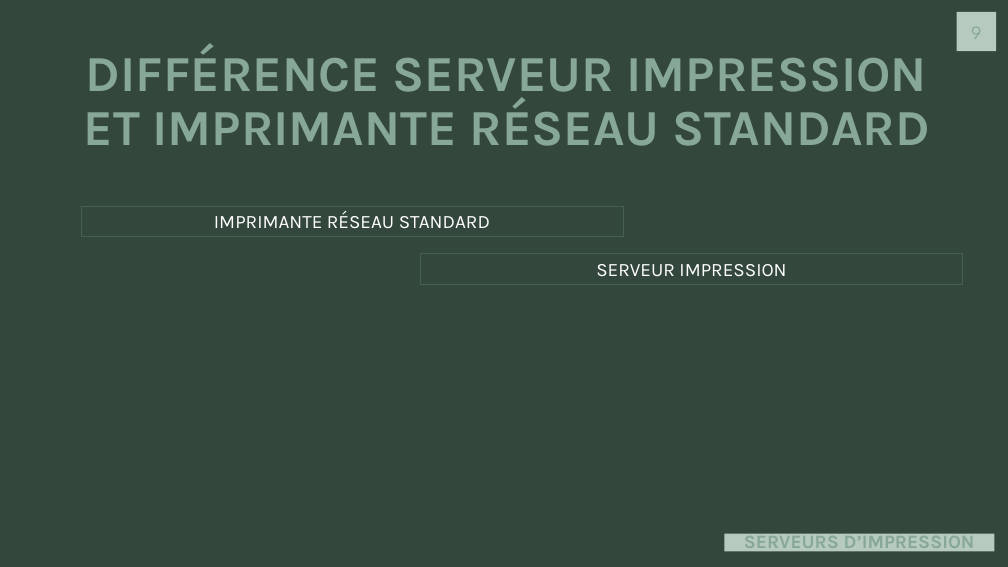
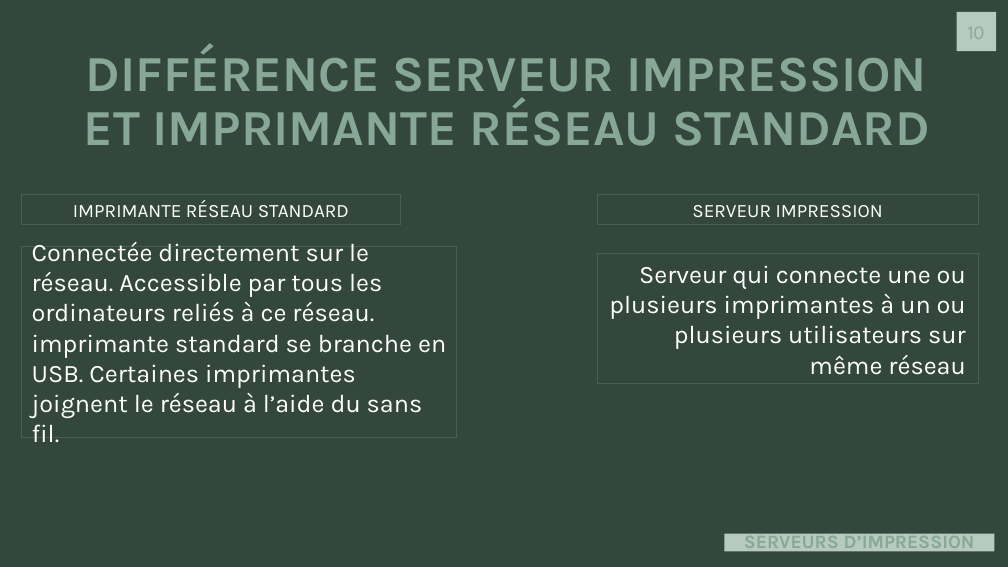
Before and after one commit to J0rg321/Serveur_Fichiers_ICT-123, a slide deck: slide 10 of SERVEUR ET FICHIERS D’IMPRESSION.pptx (slide 9 before the commit). Drawn at 1008x567 pixels with LibreOffice and Linux fonts; fonts in the diff are those of the drawing. Boxes give left, top, right and bottom in pixels: in the first picture for what was removed or moved away, otherwise in the second. Text is boxed around its words. In the diff, an @@ line names an element or a change of style, - is before the commit and + after.

```diff
--- a/SERVEUR ET FICHIERS D’IMPRESSION.pptx
+++ b/SERVEUR ET FICHIERS D’IMPRESSION.pptx
@@ page number at (x1=968, y1=27, x2=985, y2=39): text changed @@
-9
+10
@@ rectangle "IMPRIMANTE RÉSEAU STANDARD" resized from (x1=81, y1=206, x2=623, y2=237) to (x1=22, y1=194, x2=401, y2=225) @@
@@ rectangle "SERVEUR IMPRESSION" resized from (x1=420, y1=254, x2=963, y2=284) to (x1=597, y1=194, x2=979, y2=225) @@
@@ rectangle added at (x1=22, y1=247, x2=457, y2=437), outline #455F51 0.75 pt, 24 pt, text #FFFFFF @@
+Connectée directement sur le réseau. Accessible par tous les ordinateurs reliés à ce réseau. imprimante standard se branche en USB. Certaines imprimantes joignent le réseau à l’aide du sans fil.
@@ rectangle added at (x1=597, y1=254, x2=979, y2=384), outline #455F51 0.75 pt, 24 pt, text #FFFFFF @@
+Serveur qui connecte une ou plusieurs imprimantes à un ou plusieurs utilisateurs sur même réseau
```
Also in this commit, not shown: 1 other slide changed, 1 slide added.
